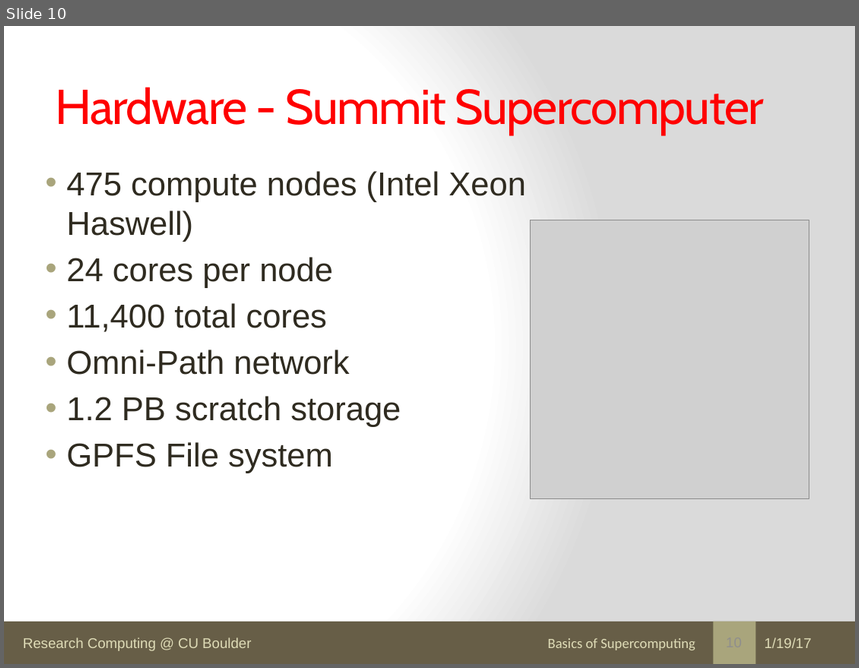
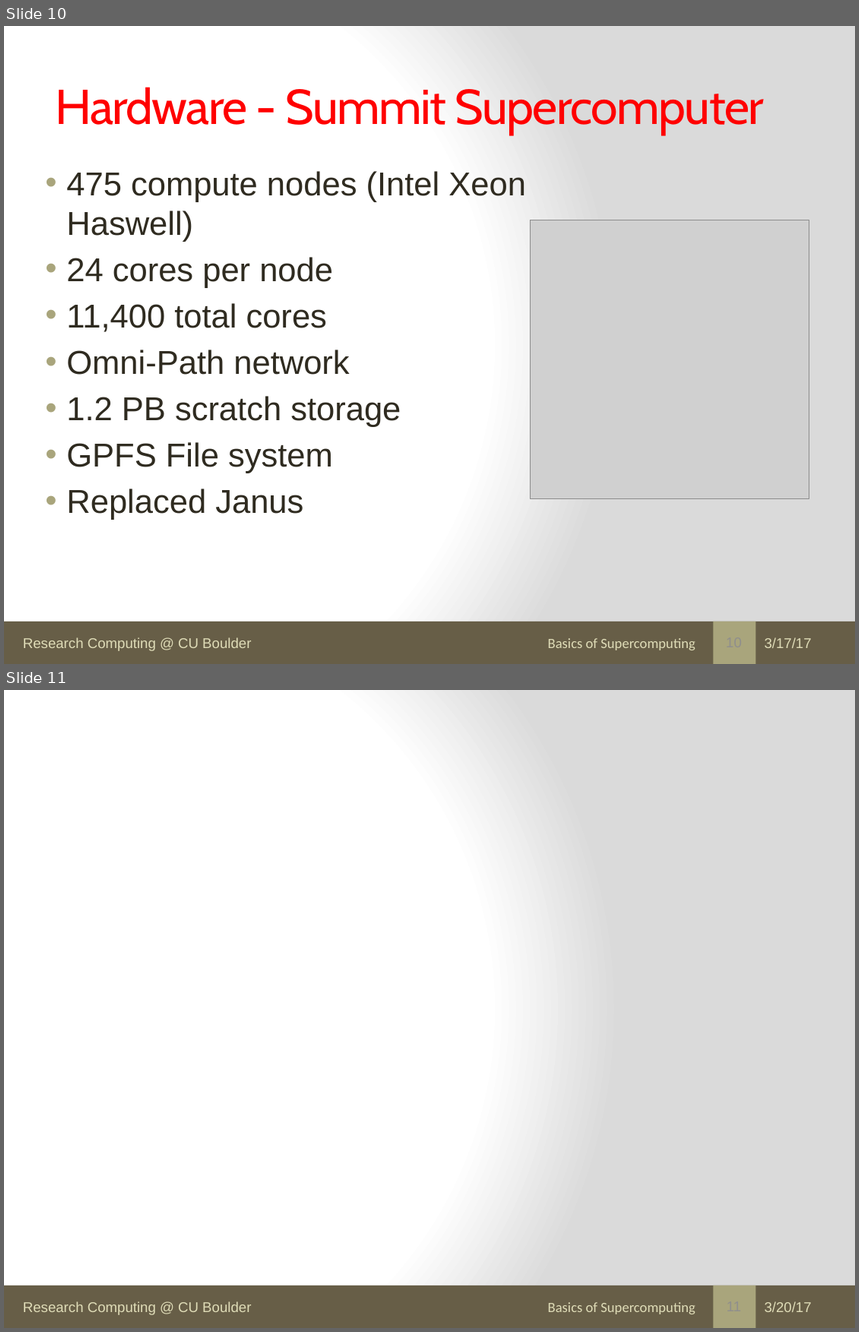
Before and after one commit to kkwinner/Final_Tutorials, a slide deck: RC_Access_Specific_Topics/How_Use_Supercomputer_Summit/how_use_supercomputer_summit.pptx. Shown one above the other, each under a label of ours: slide 10 before the commit, slides 10 and 11 after it. The pictures are 859x668 and 859x1332 pixels, drawn with LibreOffice and Linux fonts; fonts in the diff are those of the drawing; grey boxes stand for pictures. Boxes give left, top, right and bottom in pixels: in the first picture for what was removed or moved away, otherwise in the second. Text is boxed around its words. In the diff, an @@ line names an element or a change of style, - is before the commit and + after.

```diff
--- a/RC_Access_Specific_Topics/How_Use_Supercomputer_Summit/how_use_supercomputer_summit.pptx
+++ b/RC_Access_Specific_Topics/How_Use_Supercomputer_Summit/how_use_supercomputer_summit.pptx
@@ slide 11 added at (4,690,855,1328), background gradient #FFFFFF to #DADADA; not listed: 3 template elements that a slide beside it also shows @@
@@ text added at (548,1303,696,1315), 12 pt, text #DFDCB7 @@
+Basics of Supercomputing
@@ text added at (765,1302,812,1312), 12 pt, text #DFDCB7 @@
+3/20/17
@@ slide 10 changed as well @@
@@ text at (66,489,303,520): paragraph added @@
+• Replaced Janus
@@ text at (765,638,812,648): text changed @@
-1/19/17
+3/17/17
```
Also in this commit, not shown: 33 other slides changed, 6 other files.
